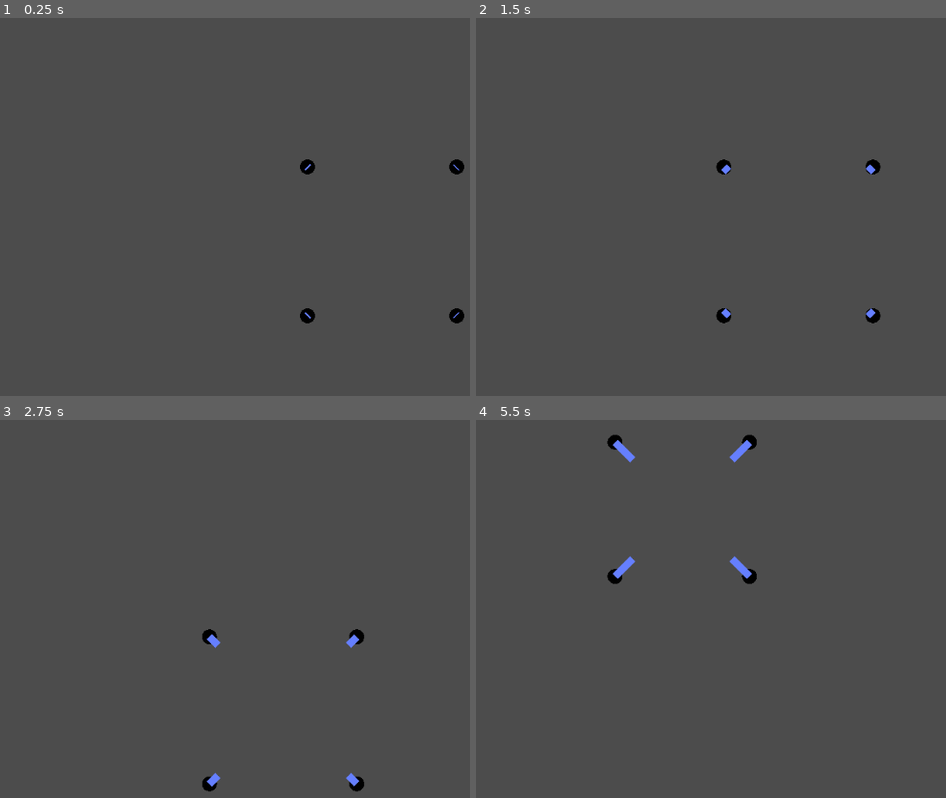
Above: before the commit, frames 1-4 (two rows, left to right).
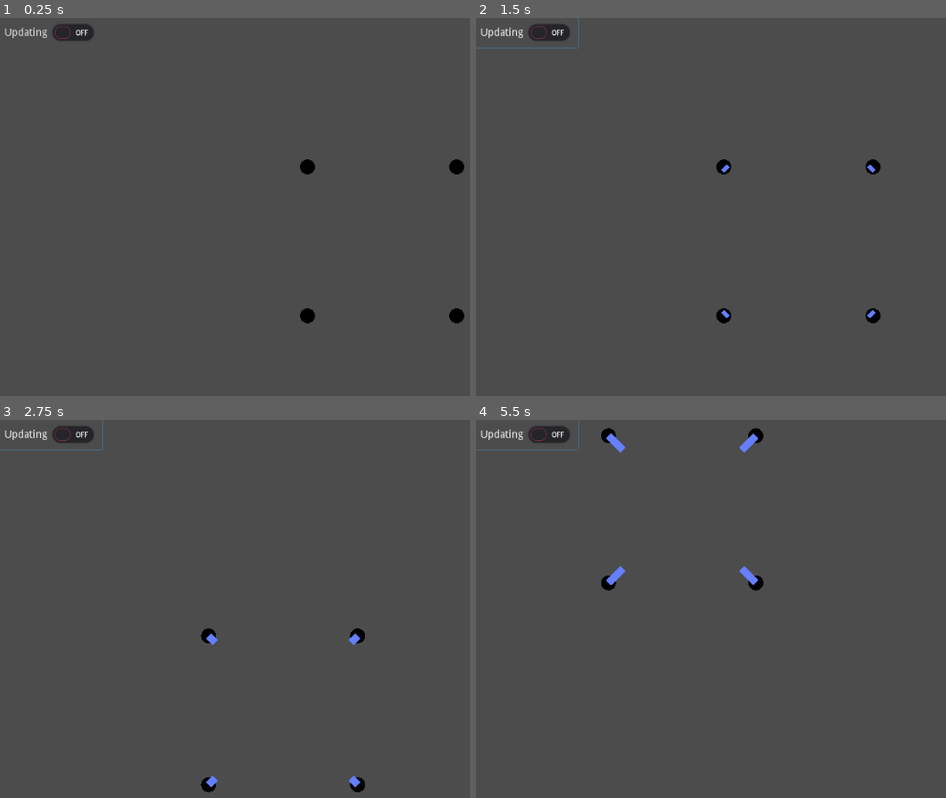
Above: after the commit, the same moments.

Repository: anatom3000/Gravit-Rebirth
Game: Godot game, scene res://Main.tscn
Two runs of this game, one before a commit and one after it. Both use one fixed random seed, a clock stepped at 60 frames per second and the inputs below.
Inputs (mouse positions are in pixels of both pictures, inside the frame that each line leads up to):
- Up to frame 1 (0.25 s): no input
- Up to frame 2 (1.5 s): click (527, 33) at 0.5 s, where only the run after the commit has a clickable "Updating"; tap Enter at 1.25 s; move the mouse to (outside the picture) at 1.27 s; hold Right (ui_right) from 1.28 s (still down); click (outside the picture) at 1.42 s
- Up to frame 3 (2.75 s): release Right (ui_right) at 2 s; drag from (230, 665) to (343, 733) at 2.02 s
- Up to frame 4 (5.5 s): tap Space at 2.75 s; move the mouse to (936, 544) at 2.77 s; hold Right (ui_right) 2.78-3.5 s; drag from (819, 733) to (631, 574) at 3.52 s; tap Enter at 4.25 s; move the mouse to (outside the picture) at 4.27 s; hold Left (ui_left) 4.28-5 s; drag from (631, 574) to (743, 533) at 5.02 s

The runs differ from the first frame. In frame 1, 0.5% of the frame differs, in the area x 1-98%, y 1-80%; in frame 2, 0.6%; in frame 3, 0.7%; in frame 4, 1.4%, in the area x 0-62%, y 0-46%.

Commit message:
WIP: added better physics

Diff:
--- a/Body.tscn
+++ b/Body.tscn
@@ -3,7 +3,6 @@
 [ext_resource path="res://Body.gd" type="Script" id=1]
 
 [node name="Body" type="RigidBody2D"]
-mass = 0.01
 gravity_scale = 0.0
 script = ExtResource( 1 )
 
--- a/HUD.gd
+++ b/HUD.gd
@@ -1,16 +1,17 @@
 extends CanvasLayer
 
+signal update_button_update(updating)
 
 # Declare member variables here. Examples:
 # var a = 2
 # var b = "text"
 
-
 # Called when the node enters the scene tree for the first time.
 func _ready():
-	pass # Replace with function body.
+	pass
 
 
-# Called every frame. 'delta' is the elapsed time since the previous frame.
-#func _process(delta):
-#	pass
+
+func _on_UpdateButton_toggled(button_pressed):
+	emit_signal("update_button_update", button_pressed)
+	print("Update:", button_pressed)
--- a/HUD.tscn
+++ b/HUD.tscn
@@ -4,3 +4,12 @@
 
 [node name="HUD" type="CanvasLayer"]
 script = ExtResource( 1 )
+
+[node name="UpdateButton" type="CheckButton" parent="."]
+margin_right = 76.0
+margin_bottom = 40.0
+text = "Updating"
+__meta__ = {
+"_edit_use_anchors_": false
+}
+[connection signal="toggled" from="UpdateButton" to="." method="_on_UpdateButton_toggled"]
--- a/Main.gd
+++ b/Main.gd
@@ -3,8 +3,10 @@
 
 # Called when the node enters the scene tree for the first time.
 func _ready():
-	pass #body1=
+	pass
+
+#
 
 
-func _on_CheckButton_toggled(button_pressed):
-	$Simulation.change_state(button_pressed)
+func _on_HUD_update_button_update(updating):
+	$Simulation.change_state(updating)
--- a/Main.tscn
+++ b/Main.tscn
@@ -1,8 +1,9 @@
-[gd_scene load_steps=4 format=2]
+[gd_scene load_steps=5 format=2]
 
 [ext_resource path="res://Main.gd" type="Script" id=1]
 [ext_resource path="res://Simulation.tscn" type="PackedScene" id=2]
 [ext_resource path="res://CameraHandler.tscn" type="PackedScene" id=3]
+[ext_resource path="res://HUD.tscn" type="PackedScene" id=4]
 
 [node name="Main" type="Node"]
 script = ExtResource( 1 )
@@ -10,3 +11,6 @@
 [node name="Simulation" parent="." instance=ExtResource( 2 )]
 
 [node name="CameraHandler" parent="." instance=ExtResource( 3 )]
+
+[node name="HUD" parent="." instance=ExtResource( 4 )]
+[connection signal="update_button_update" from="HUD" to="." method="_on_HUD_update_button_update"]
--- a/Simulation.gd
+++ b/Simulation.gd
@@ -3,7 +3,6 @@
 export (PackedScene) var Body
 
 export var gravity_strenth = 20 # was 6.67408e-2
-var updatin = true
 
 func _ready():
 	add_body(10, Vector2(100, 100))
@@ -28,17 +27,19 @@
 	body.radius = radius
 
 func change_state(updating):
-	updatin = updating
+	for body in get_children():
+		body.sleeping = updating
+
 	if updating:
 		for body in get_children():
-			body.set_mode(RigidBody2D.MODE_STATIC)
+			body.set_mode(RigidBody2D.MODE_RIGID)
 	else:
 		for body in get_children():
-			body.set_mode(RigidBody2D.MODE_RIGID)
+			body.set_mode(RigidBody2D.MODE_STATIC)
 
-func _process(_delta):
-	if updatin:
-		for body in get_children():
+func _physics_process(delta):
+	for body in get_children():
+		if body.sleeping:
 			for body_i in get_children():
 				if body.position != body_i.position:
 					body.add_force(Vector2(), calculate_forces(
@@ -47,4 +48,3 @@
 						body.mass,
 						body_i.mass
 					))
-		#print(body.position)
--- a/project.godot
+++ b/project.godot
@@ -19,6 +19,11 @@
 run/main_scene="res://Main.tscn"
 config/icon="res://icon.png"
 
+[physics]
+
+2d/default_gravity=0
+2d/default_gravity_vector=Vector2( 0, 0 )
+
 [rendering]
 
 environment/default_environment="res://default_env.tres"
Not shown, added: export_presets.cfg
Not shown, changed: README.md
